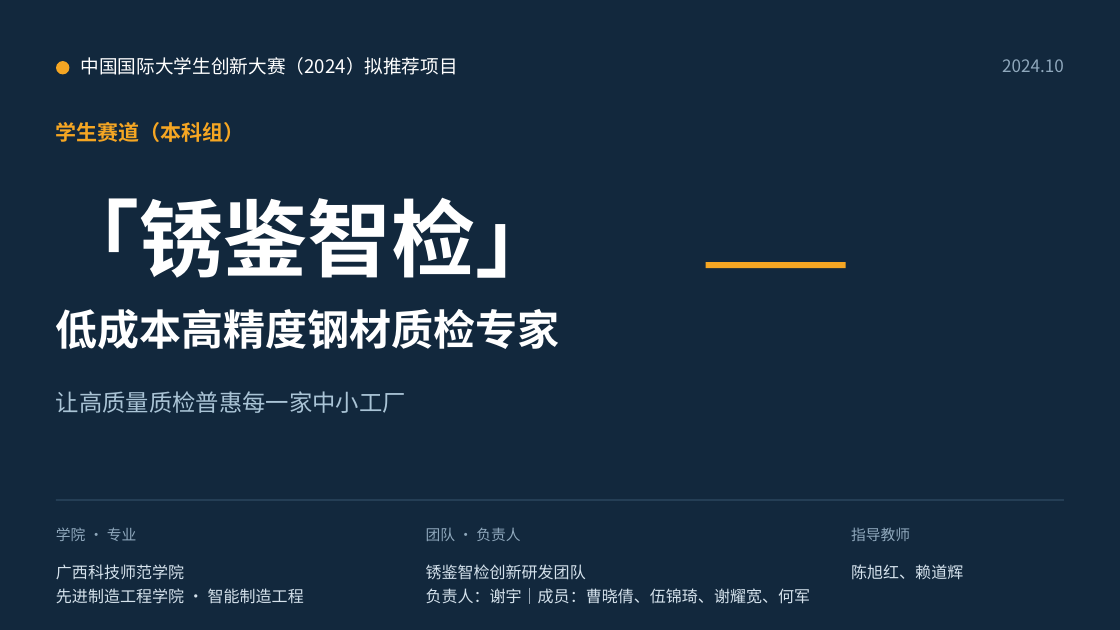
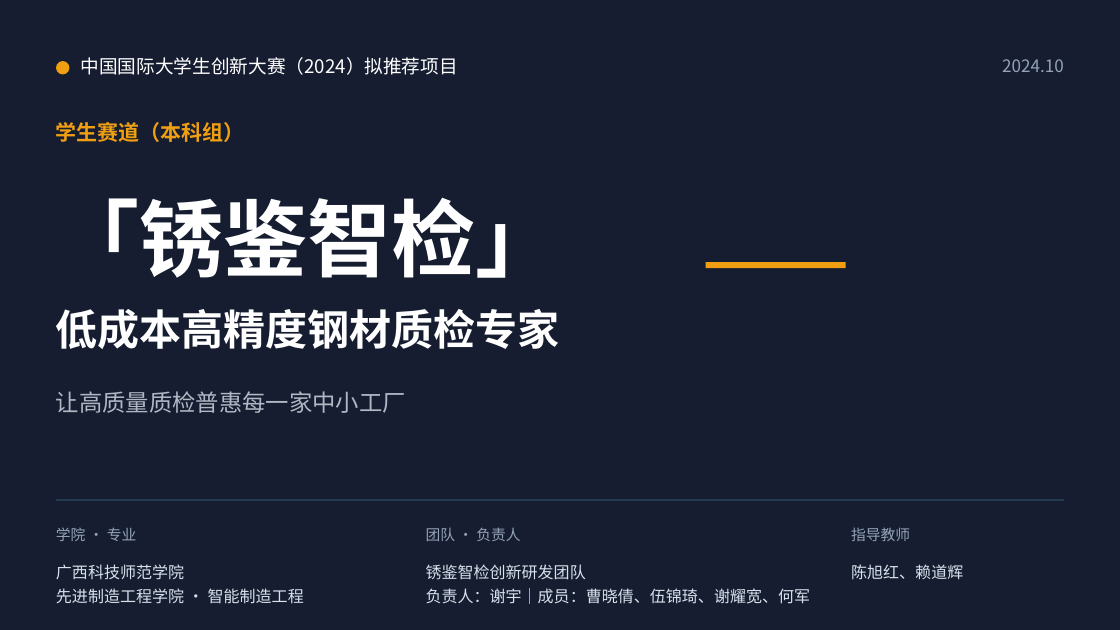
Before and after one commit to hj54579/hejing-skil, a slide deck: slide 1 of deck/锈鉴智检-低成本高精度钢材质检专家.pptx. Drawn at 1120x630 pixels with LibreOffice and Linux fonts; fonts in the diff are those of the drawing. Boxes give left, top, right and bottom in pixels: in the first picture for what was removed or moved away, otherwise in the second. Text is boxed around its words. In the diff, an @@ line names an element or a change of style, - is before the commit and + after.

```diff
--- a/deck/锈鉴智检-低成本高精度钢材质检专家.pptx
+++ b/deck/锈鉴智检-低成本高精度钢材质检专家.pptx
@@ background #12283D to #161D30 @@
@@ ellipse at (x1=56, y1=62, x2=69, y2=75): fill #F5A623 to #F09F13 @@
@@ text "学生赛道（本科组）" at (x1=56, y1=122, x2=244, y2=142): text colour #F5A623 to #F09F13 @@
@@ rectangle at (x1=706, y1=262, x2=846, y2=269): fill #F5A623 to #F09F13 @@
@@ text "让高质量质检普惠每一家中小工厂" at (x1=56, y1=391, x2=406, y2=413): text colour #AAC4D6 to #B0B8C4 @@
```
Also in this commit, not shown: 11 other files.
